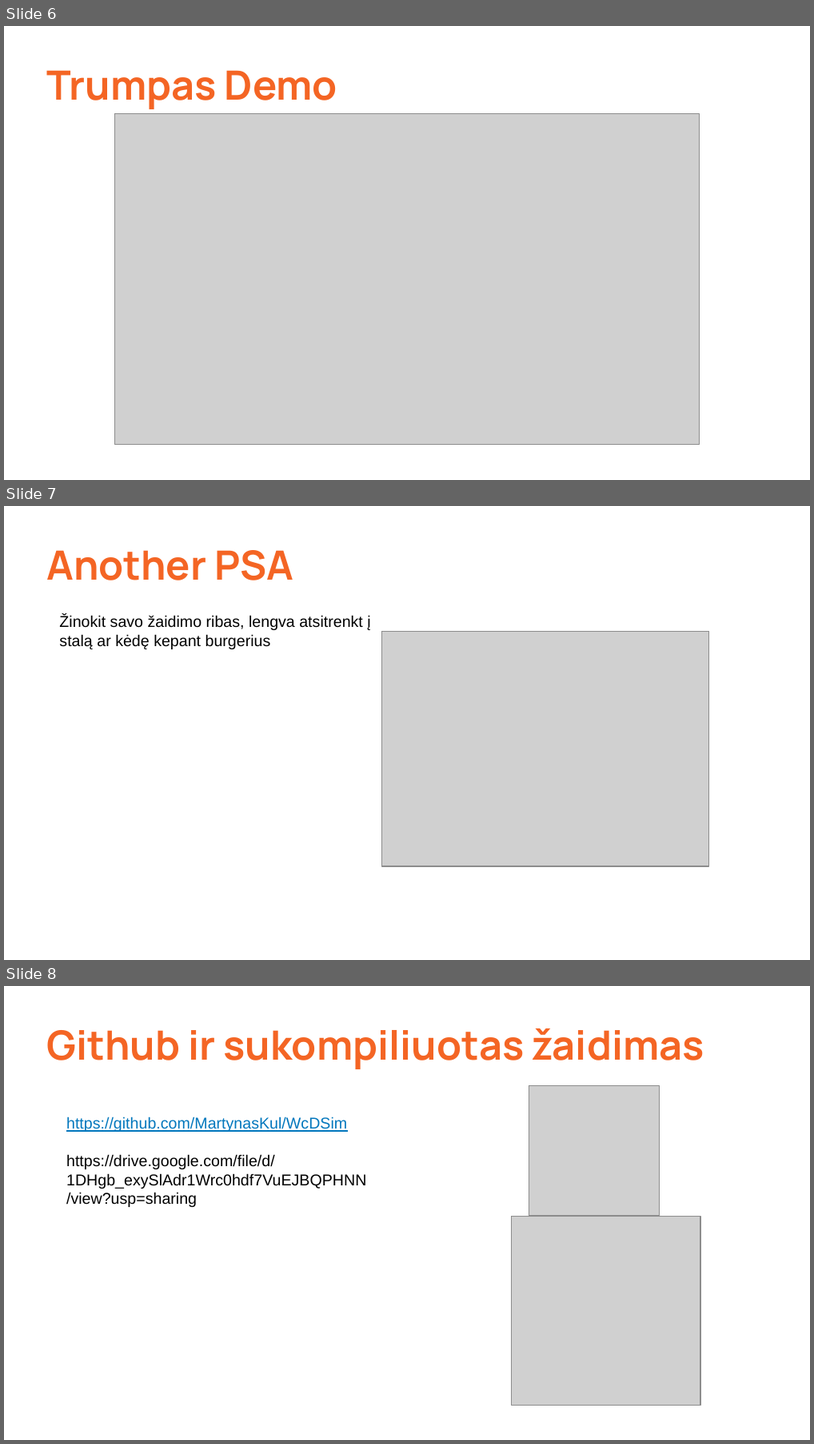
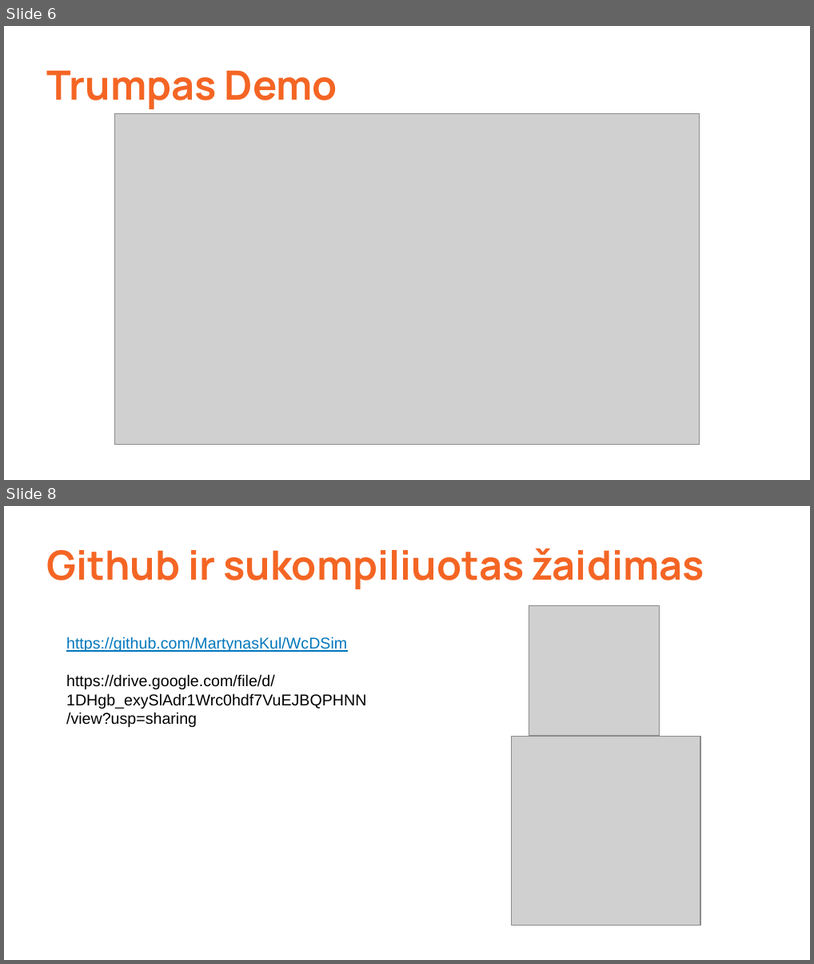
Before and after one commit to MartynasKul/WcDSim, a slide deck: Skaidres/WcDonaldas_5Sprintas.pptx. Shown one above the other, each under a label of ours: slides 6, 7 and 8 before the commit, slides 6 and 8 after it; the slides between them are not shown. The pictures are 814x1444 and 814x964 pixels, drawn with LibreOffice and Linux fonts; fonts in the diff are those of the drawing; grey boxes stand for pictures. Boxes give left, top, right and bottom in pixels: in the first picture for what was removed or moved away, otherwise in the second. Text is boxed around its words. In the diff, an @@ line names an element or a change of style, - is before the commit and + after.

```diff
--- a/Skaidres/WcDonaldas_5Sprintas.pptx
+++ b/Skaidres/WcDonaldas_5Sprintas.pptx
@@ slide 7 removed at [4,506,810,960], background #FFFFFF @@
@@ title removed at [46,550,294,580] @@
-Another PSA
@@ text removed at [59,615,370,649] @@
-Žinokit savo žaidimo ribas, lengva atsitrenkt į stalą ar kėdę kepant burgerius
@@ picture removed at [382,631,709,867] @@
```
Also in this commit, not shown: 1 slide added.
